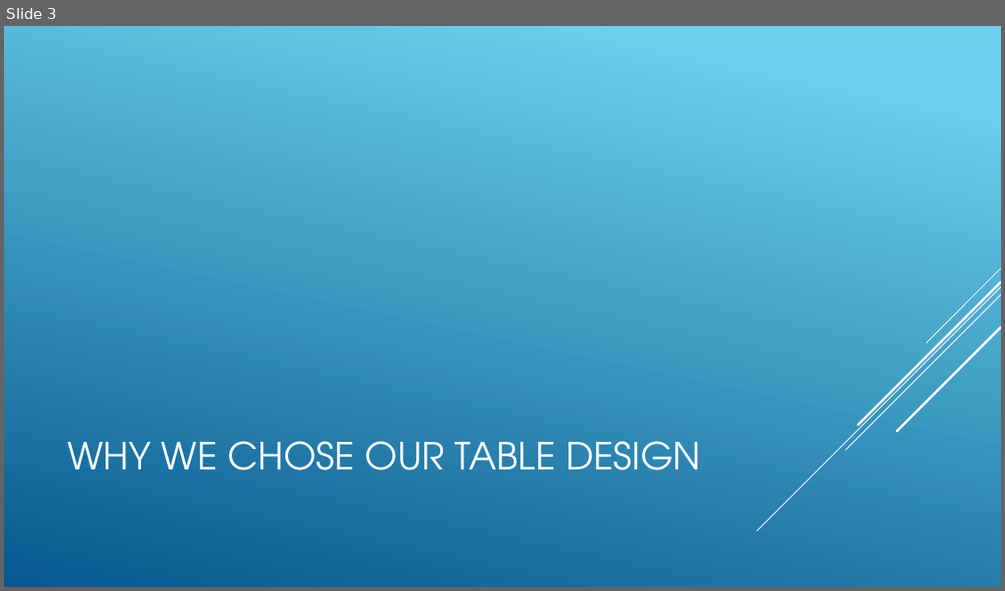
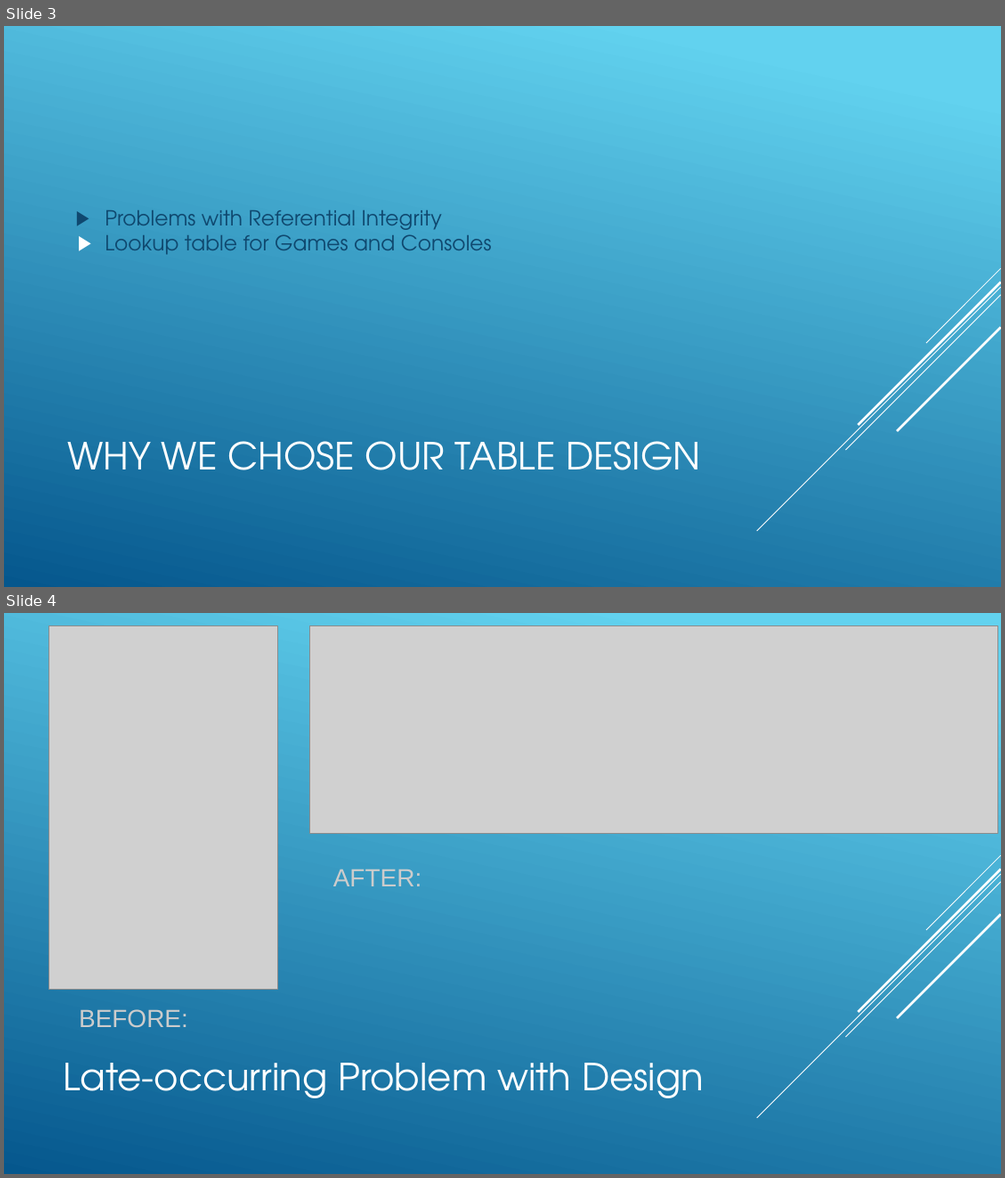
Before and after one commit to jareddarnell/Project1-Group2, a slide deck: Video game database.pptx. Shown one above the other, each under a label of ours: slide 3 before the commit, slides 3 and 4 after it. The pictures are 1005x591 and 1005x1178 pixels, drawn with LibreOffice and Linux fonts; fonts in the diff are those of the drawing; grey boxes stand for pictures. Boxes give left, top, right and bottom in pixels: in the first picture for what was removed or moved away, otherwise in the second. Text is boxed around its words. In the diff, an @@ line names an element or a change of style, - is before the commit and + after.

Commit message:
Fixed floating table, new database diagram, updated powerpoint

```diff
--- a/Video game database.pptx
+++ b/Video game database.pptx
@@ slide 4 added at bbox=[4, 613, 1001, 1174], background gradient #62D2EF to #05578D; not listed: 5 template elements that a slide beside it also shows @@
@@ picture added at bbox=[48, 626, 278, 989] @@
@@ picture added at bbox=[310, 626, 997, 834] @@
@@ text added at bbox=[333, 869, 421, 886], 24 pt, text #CCCCCC @@
+AFTER:
@@ text added at bbox=[79, 1009, 188, 1028], 24 pt, text #CCCCCC @@
+BEFORE:
@@ title added at bbox=[63, 1062, 704, 1098], 36 pt, text #FFFFFF @@
+Late-occurring Problem with Design
@@ slide 3 changed as well @@
@@ background gradient #6ED2EB to #06588E to gradient #62D2EF to #05578D @@
@@ text added at bbox=[105, 210, 492, 254], 20 pt, text #0F486F @@
+▶ Problems with Referential Integrity
+▶ Lookup table for Games and Consoles
```
Also in this commit, not shown: 3 other slides changed, 3 other files.
